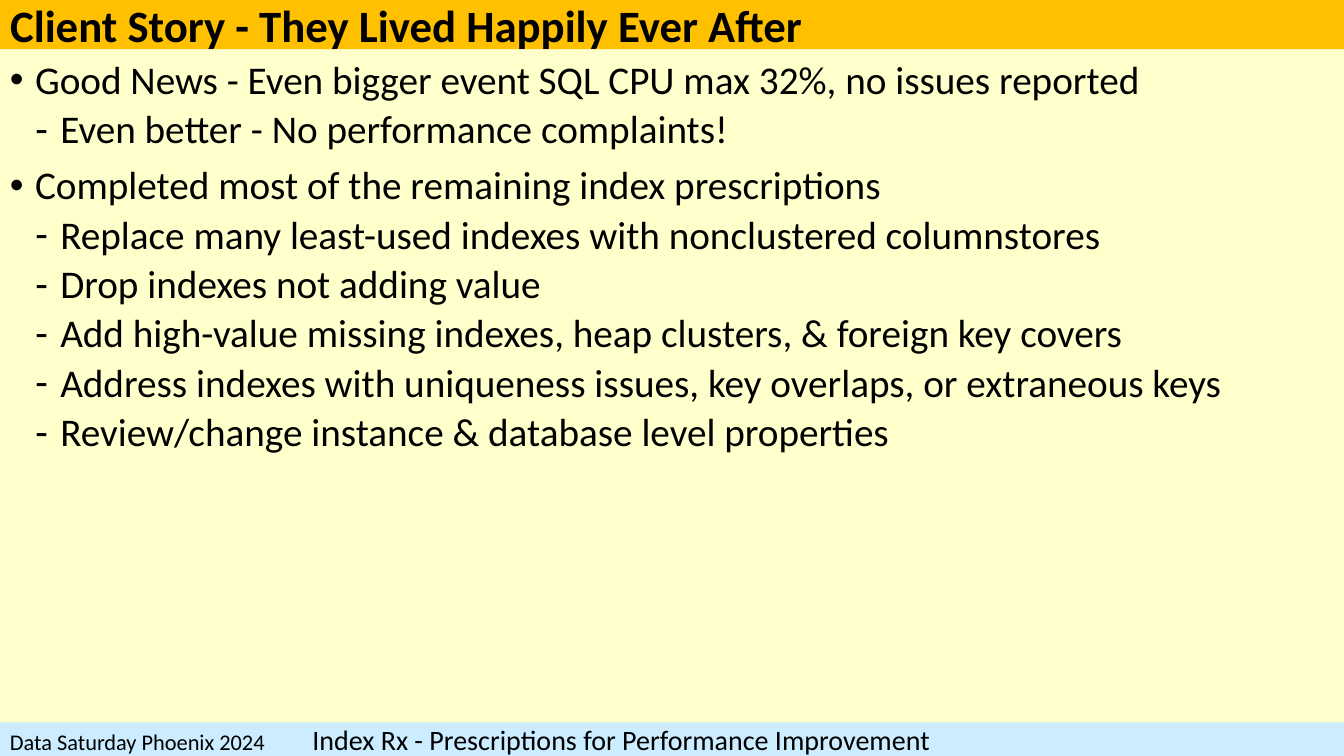
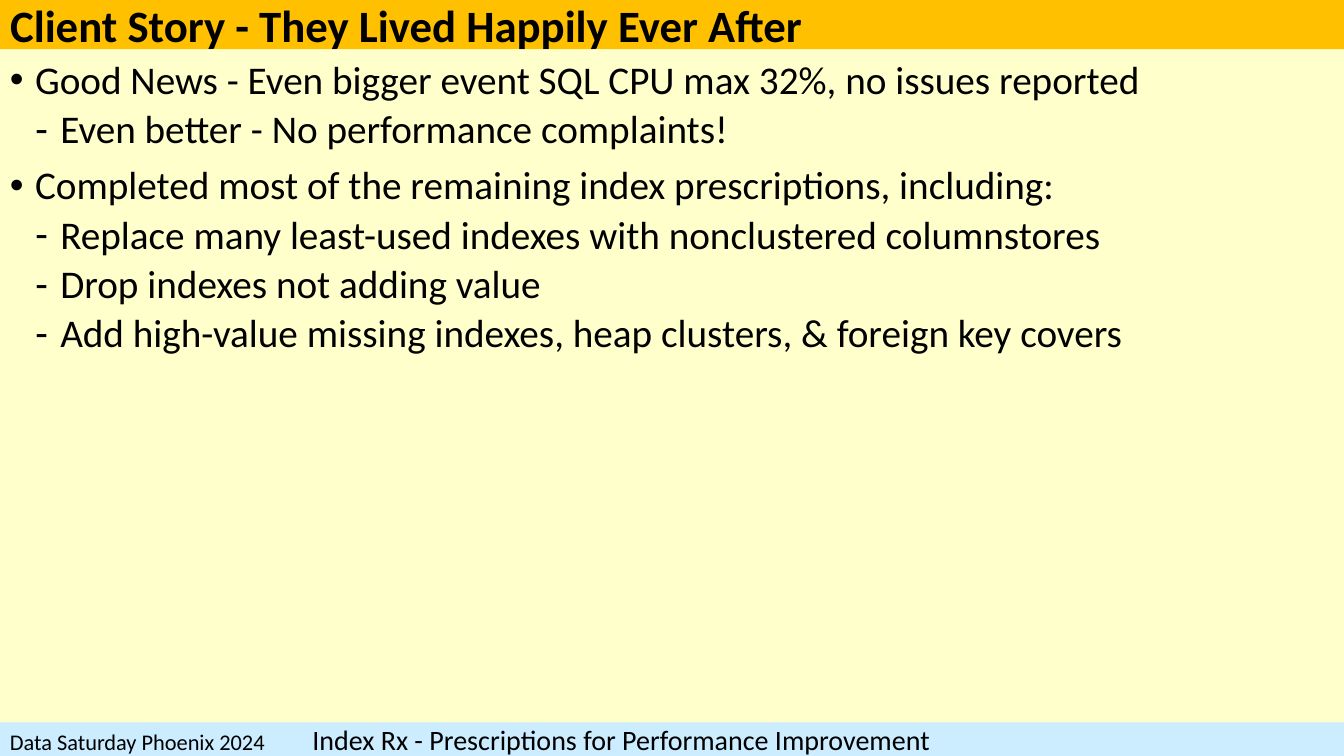
Before and after one commit to SQLXL/SQLXL, a slide deck: slide 55 of SQLXL_Index.pptx. Drawn at 1344x756 pixels with LibreOffice and Linux fonts; fonts in the diff are those of the drawing. Boxes give left, top, right and bottom in pixels: in the first picture for what was removed or moved away, otherwise in the second. Text is boxed around its words. In the diff, an @@ line names an element or a change of style, - is before the commit and + after.

```diff
--- a/SQLXL_Index.pptx
+++ b/SQLXL_Index.pptx
@@ text at (35, 171, 1054, 206): text changed @@
-• Completed most of the remaining index prescriptions
+• Completed most of the remaining index prescriptions, including:
@@ text at (60, 369, 1220, 453): paragraphs removed @@
-  ‐ Address indexes with uniqueness issues, key overlaps, or extraneous keys
-  ‐ Review/change instance & database level properties
```
Also in this commit, not shown: 9 other slides changed, 1 other file.
